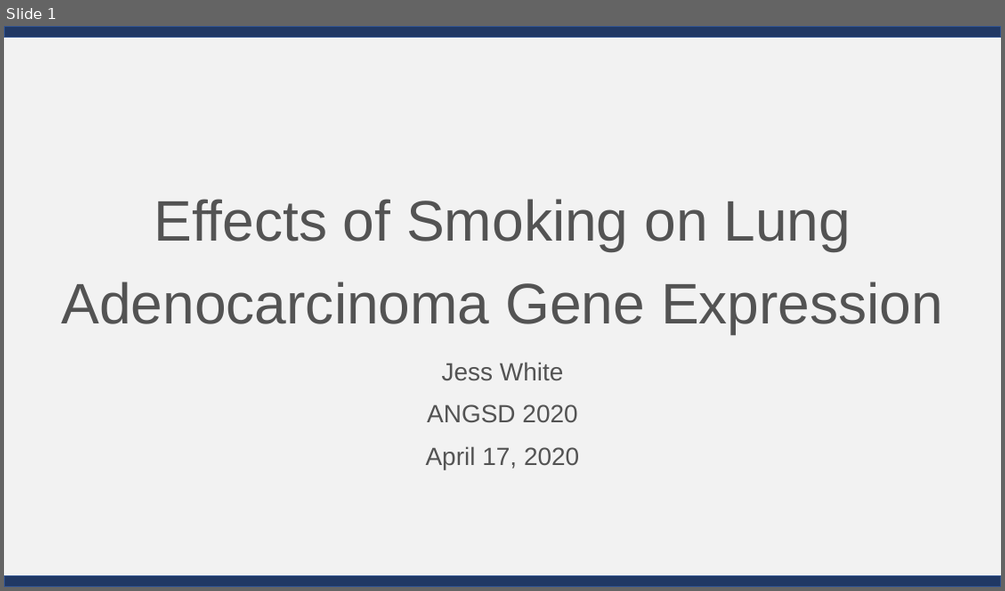
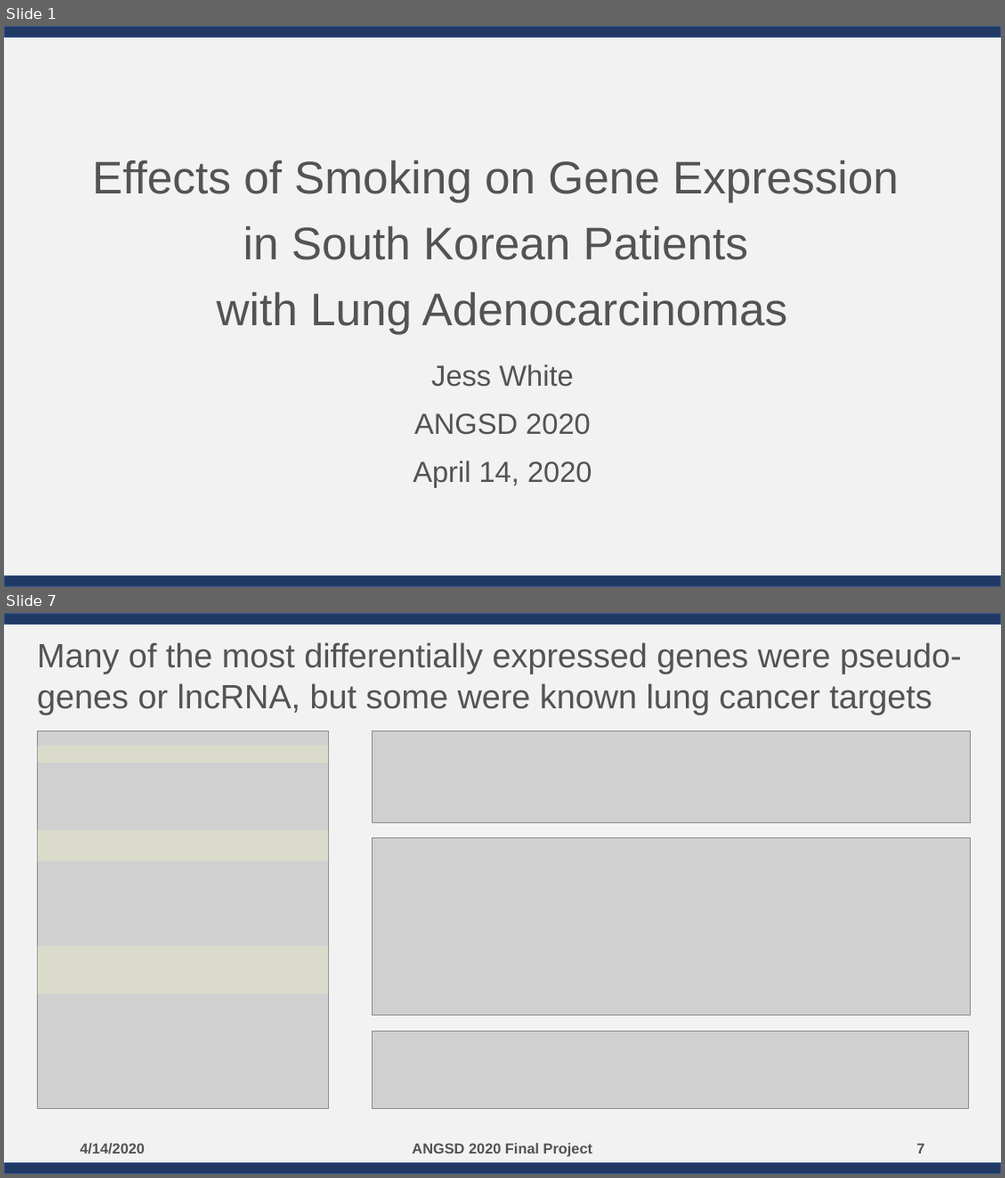
Before and after one commit to jessicaw9910/ANGSD, a slide deck: White_Final Presentation_2020.04.13.pptx. Shown one above the other, each under a label of ours: slide 1 before the commit, slides 1 and 7 after it; the slides between them are not shown. The pictures are 1005x591 and 1005x1178 pixels, drawn with LibreOffice and Linux fonts; fonts in the diff are those of the drawing; grey boxes stand for pictures. Boxes give left, top, right and bottom in pixels: in the first picture for what was removed or moved away, otherwise in the second. Text is boxed around its words. In the diff, an @@ line names an element or a change of style, - is before the commit and + after.

Commit message:
final project upload

```diff
--- a/White_Final Presentation_2020.04.13.pptx
+++ b/White_Final Presentation_2020.04.13.pptx
@@ slide 7 added at box(4, 613, 1001, 1174), background #FFFFFF; not listed: 3 template elements that a slide beside it also shows @@
@@ title added at box(37, 642, 962, 714), 32.4 pt, text #525252 @@
+Many of the most differentially expressed genes were pseudo- genes or lncRNA, but some were known lung cancer targets
@@ picture added at box(38, 731, 329, 1108) @@
@@ rectangle added at box(38, 746, 329, 763), fill #FFFEC4 at 25% opacity @@
@@ picture added at box(372, 731, 971, 822) @@
@@ rectangle added at box(38, 831, 329, 861), fill #FFFEC4 at 25% opacity @@
@@ picture added at box(372, 837, 971, 1014) @@
@@ rectangle added at box(38, 947, 329, 994), fill #FFFEC4 at 25% opacity @@
@@ picture added at box(372, 1030, 969, 1108) @@
@@ text added at box(80, 1143, 145, 1154), 14 pt, text #525252, bold @@
+4/14/2020
@@ text added at box(412, 1143, 592, 1156), 14 pt, text #525252, bold @@
+ANGSD 2020 Final Project
@@ page number added at box(916, 1143, 924, 1153), 14 pt, text #525252, bold @@
+7
@@ slide 1 changed as well @@
@@ title at box(92, 160, 898, 334): text changed; size 55 to 44 pt @@
-Effects of Smoking on Lung Adenocarcinoma Gene Expression
+Effects of Smoking on Gene Expression
+in South Korean Patients
+with Lung Adenocarcinomas
@@ subtitle at box(414, 364, 591, 435): size 24 to 28 pt in "Jess White", "ANGSD 2020" @@
@@ subtitle at box(413, 460, 592, 487): text changed; size 24 to 28 pt @@
-April 17, 2020
+April 14, 2020
```
Also in this commit, not shown: 5 other slides added, 7 slides removed, 12 other files.
